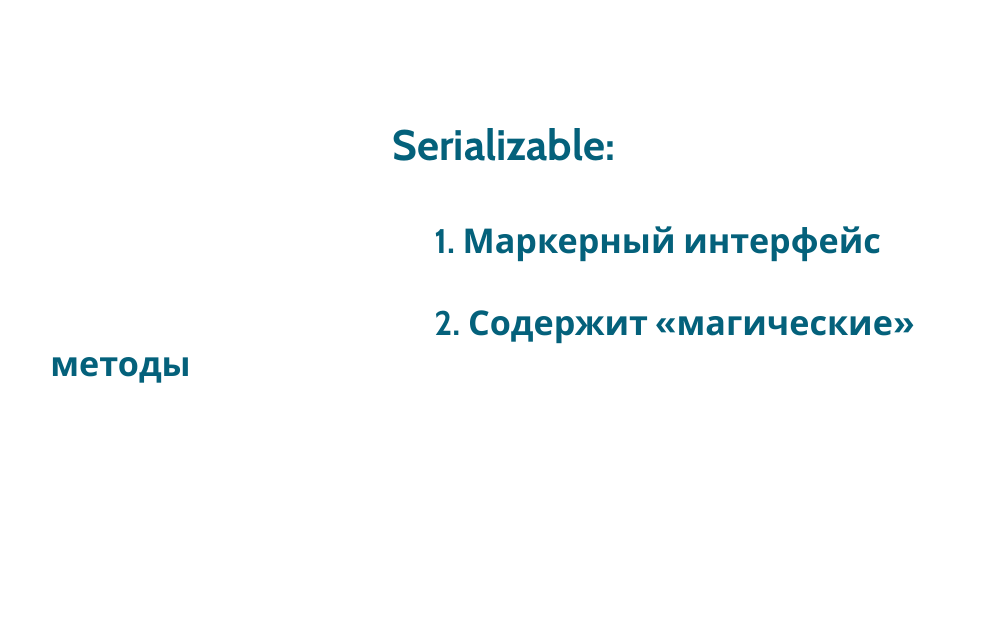
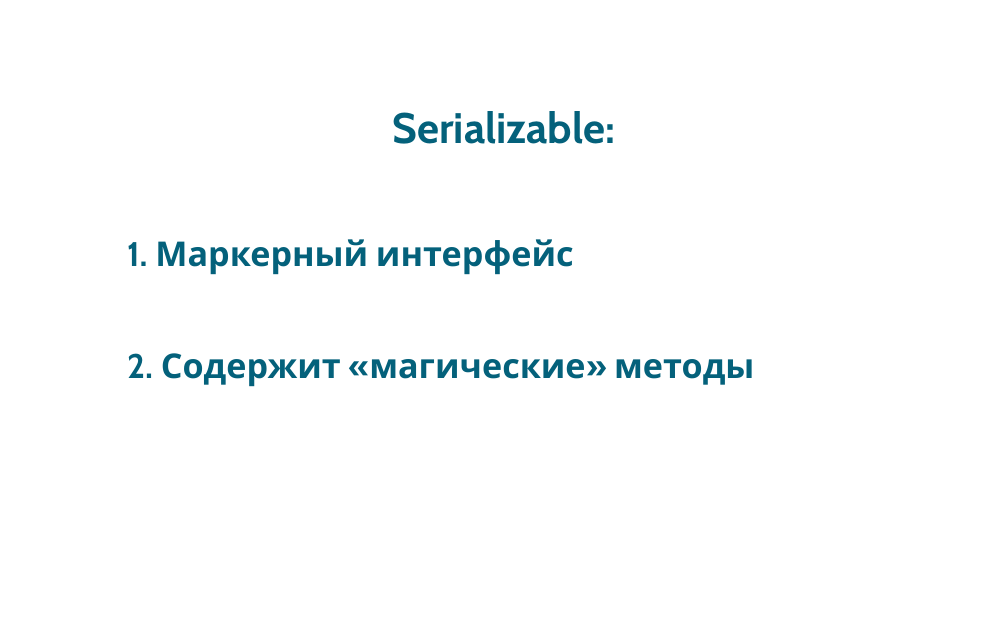
Before and after one commit to pixie1977/JavaSchoolSerialization, a slide deck: slide 13 of JavaSchoolSerialization.odp. Drawn at 1008x635 pixels with LibreOffice and Linux fonts; fonts in the diff are those of the drawing; background and template pictures are left out. Boxes give left, top, right and bottom in pixels: in the first picture for what was removed or moved away, otherwise in the second. Text is boxed around its words. In the diff, an @@ line names an element or a change of style, - is before the commit and + after.

```diff
--- a/JavaSchoolSerialization.odp
+++ b/JavaSchoolSerialization.odp
@@ subtitle "Serializable:" moved from (x1=393, y1=128, x2=893, y2=344) to (x1=127, y1=111, x2=754, y2=387) @@
@@ subtitle "Serializable:" at (x1=127, y1=111, x2=754, y2=387): more space between paragraphs @@
```
Also in this commit, not shown: 52 other slides changed, 1 other file.
